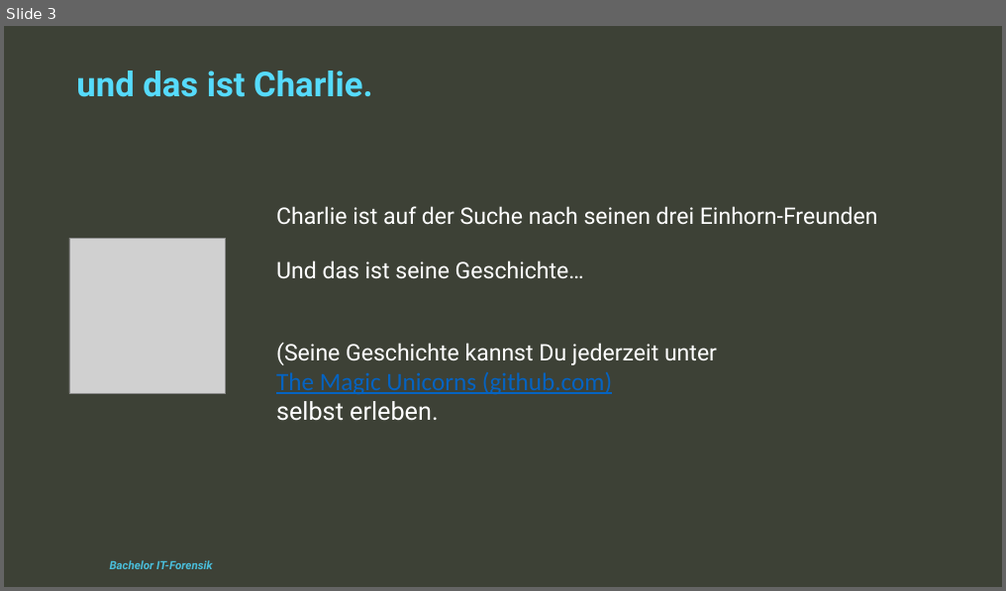
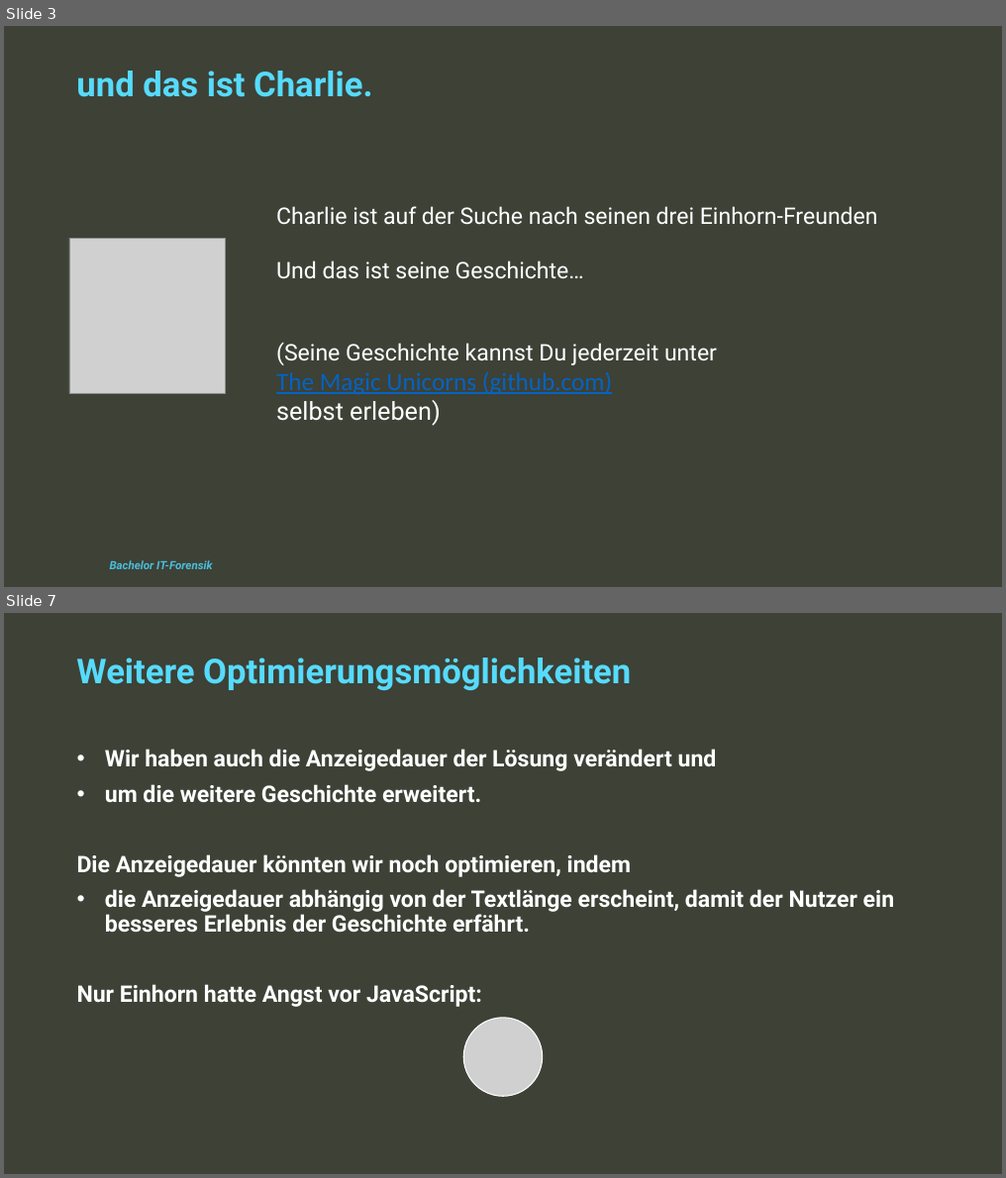
Before and after one commit to The-Magic-Unicorns/pythonescaperoom, a slide deck: TheStory/ProgrammierungII_Gruppe6Mün_EscapeRoom_Präsentation.pptx. Shown one above the other, each under a label of ours: slide 3 before the commit, slides 3 and 7 after it; the slides between them are not shown. The pictures are 1006x591 and 1006x1178 pixels, drawn with LibreOffice and Linux fonts; fonts in the diff are those of the drawing; grey boxes stand for pictures; background and template pictures are left out. Boxes give left, top, right and bottom in pixels: in the first picture for what was removed or moved away, otherwise in the second. Text is boxed around its words. In the diff, an @@ line names an element or a change of style, - is before the commit and + after.

```diff
--- a/TheStory/ProgrammierungII_Gruppe6Mün_EscapeRoom_Präsentation.pptx
+++ b/TheStory/ProgrammierungII_Gruppe6Mün_EscapeRoom_Präsentation.pptx
@@ slide 7 added at (4, 613, 1002, 1174), background #3D4136 @@
@@ text added at (76, 658, 631, 690), 33 pt, text #56DBFD, bold @@
+Weitere Optimierungsmöglichkeiten
@@ text added at (77, 749, 895, 1007), 22 pt, text #FFFFFF, bold @@
+• Wir haben auch die Anzeigedauer der Lösung verändert und
+• um die weitere Geschichte erweitert.
+Die Anzeigedauer könnten wir noch optimieren, indem
+• die Anzeigedauer abhängig von der Textlänge erscheint, damit der Nutzer ein besseres Erlebnis der Geschichte erfährt.
+Nur Einhorn hatte Angst vor JavaScript:
@@ picture added at (463, 1018, 543, 1096) @@
@@ slide 3 changed as well @@
@@ text at (276, 400, 441, 426): text changed @@
-selbst erleben.
+selbst erleben)
```
Also in this commit, not shown: 1 other slide changed, 11 other slides added, 2 slides removed.
